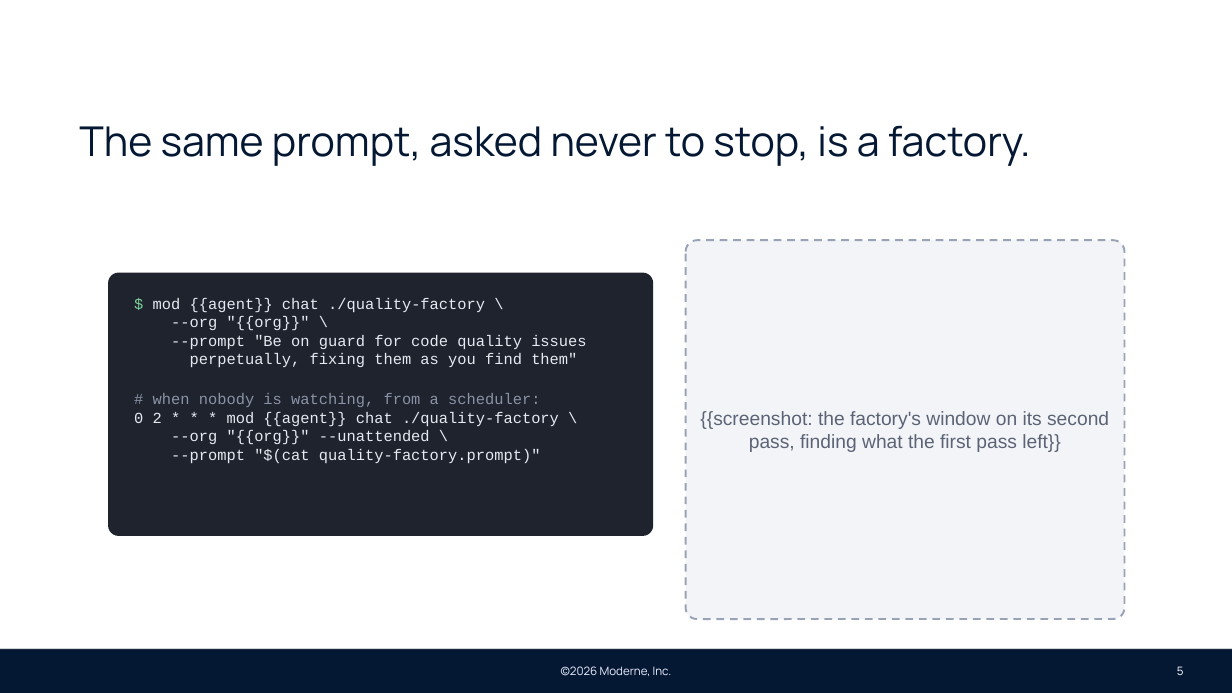
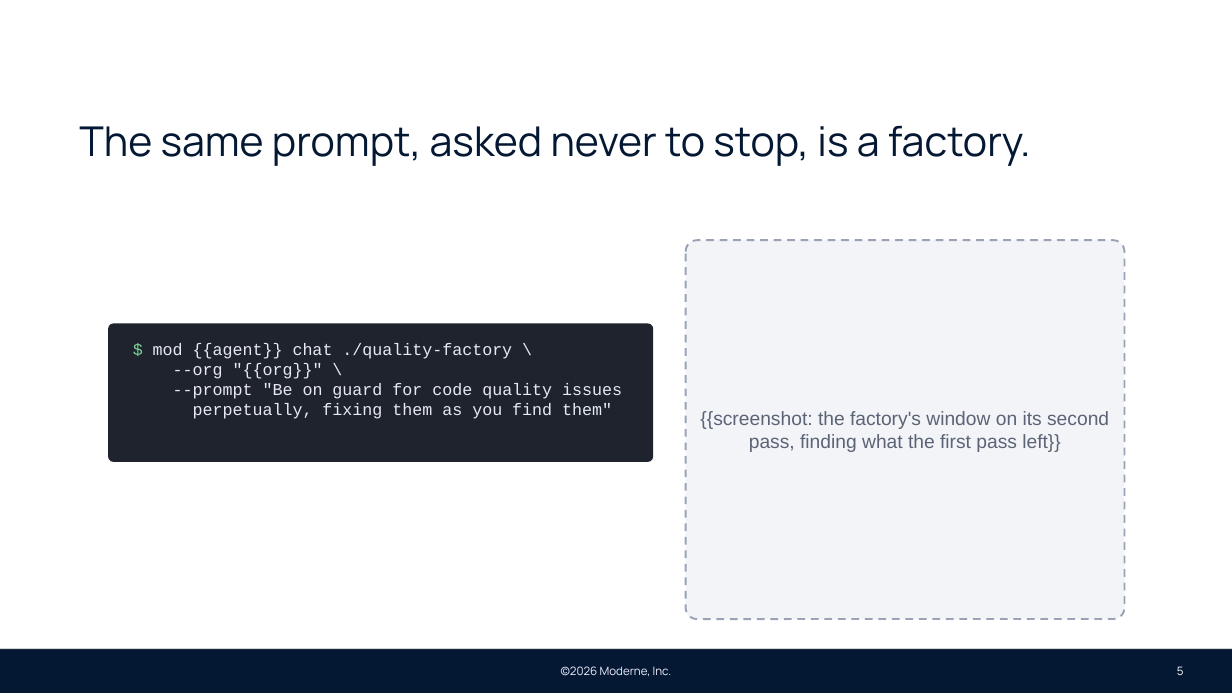
Before and after one commit to moderneinc/moderne-docs, a slide deck: slide 5 of static/decks/moderne-pov.pptx. Drawn at 1232x693 pixels with LibreOffice and Linux fonts; fonts in the diff are those of the drawing; background and template pictures are left out. Boxes give left, top, right and bottom in pixels: in the first picture for what was removed or moved away, otherwise in the second. Text is boxed around its words. In the diff, an @@ line names an element or a change of style, - is before the commit and + after.

```diff
--- a/static/decks/moderne-pov.pptx
+++ b/static/decks/moderne-pov.pptx
@@ rounded rectangle "$ mod {{agent}} chat ./quality-factory ...": place and size @@
-rounded rectangle "$ mod {{agent}} chat ./quality-factory ..." at [108,273,653,536]
+rounded rectangle "$ mod {{agent}} chat ./quality-factory ..." at [108,323,653,462]
@@ rounded rectangle "$ mod {{agent}} chat ./quality-factory ..." at [108,323,653,462]: size 12 to 13 pt @@
@@ text in rounded rectangle at [134,393,559,463]: paragraphs removed @@
-# when nobody is watching, from a scheduler:
-0 2 * * * mod {{agent}} chat ./quality-factory \
---org "{{org}}" --unattended \
---prompt "$(cat quality-factory.prompt)"
```
Also in this commit, not shown: 5 other slides changed, 2 slides added, 2 slides removed, 2 other files.
